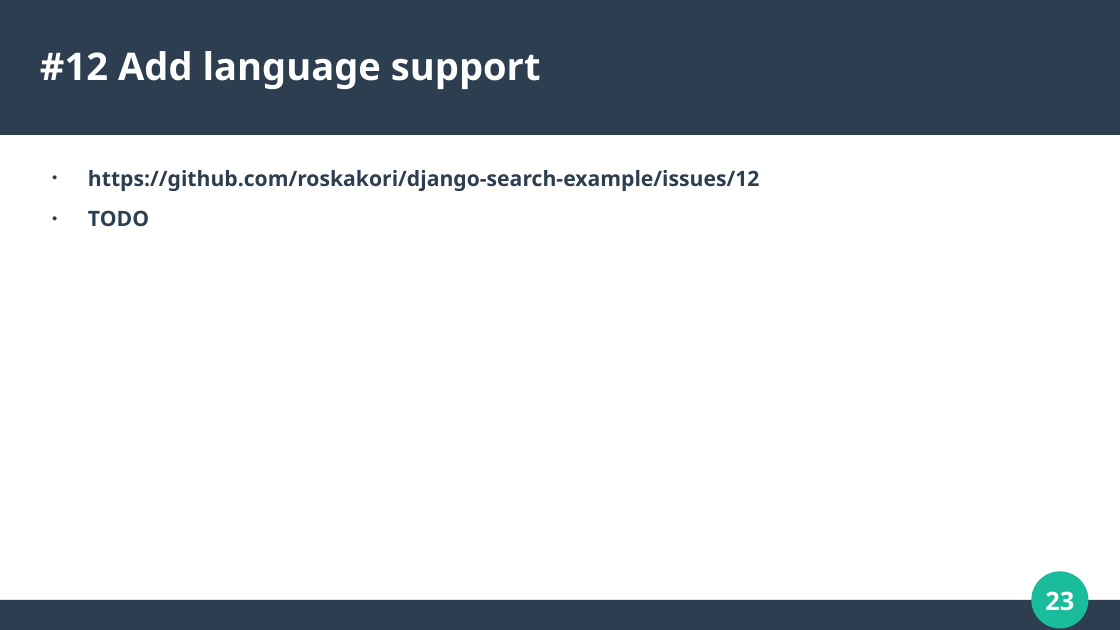
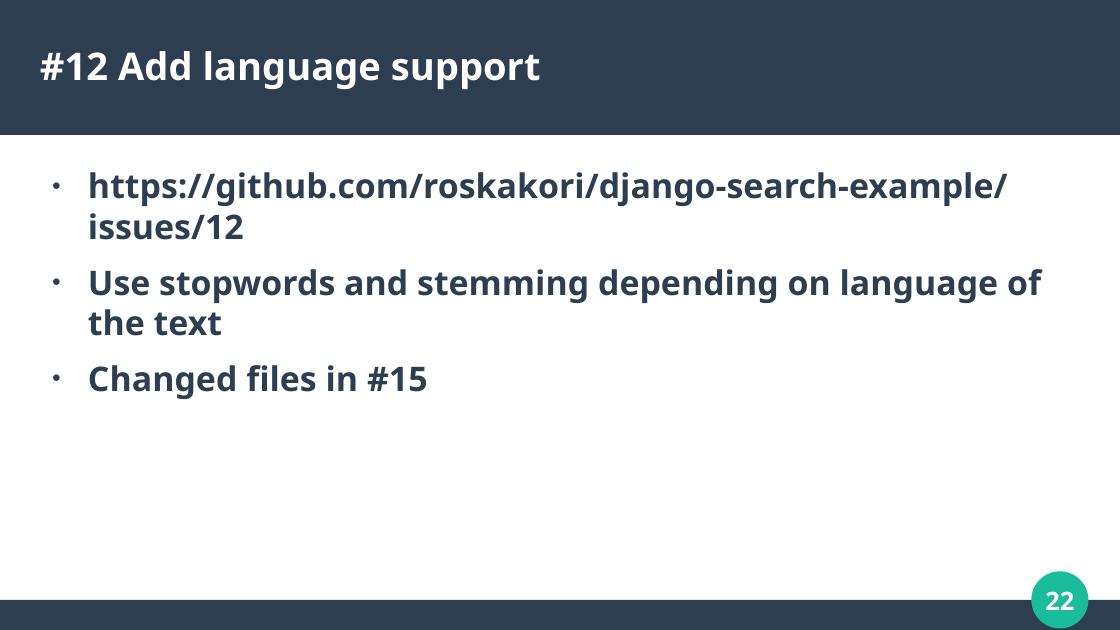
Before and after one commit to roskakori/django-search-example, a slide deck: slide 22 of Full text search with Django and PostgreSQL.odp (slide 23 before the commit). Drawn at 1120x630 pixels with LibreOffice and Linux fonts; fonts in the diff are those of the drawing. Boxes give left, top, right and bottom in pixels: in the first picture for what was removed or moved away, otherwise in the second. Text is boxed around its words. In the diff, an @@ line names an element or a change of style, - is before the commit and + after.

Commit message:
Add links to issues and changed files.

```diff
--- a/Full text search with Django and PostgreSQL.odp
+++ b/Full text search with Django and PostgreSQL.odp
@@ text at bbox=[88, 172, 1008, 240]: size 15 to 24 pt in "https://github.com/roskakori/django-search-example/issues/12" @@
@@ text at bbox=[88, 269, 1041, 399]: text changed; size 15 to 24 pt @@
-● TODO
+● Use stopwords and stemming depending on language of the text
+● Changed files in #15
@@ page number at bbox=[1045, 591, 1074, 610]: text changed @@
-23
+22
```
Also in this commit, not shown: 10 other slides changed, 1 slide removed.
